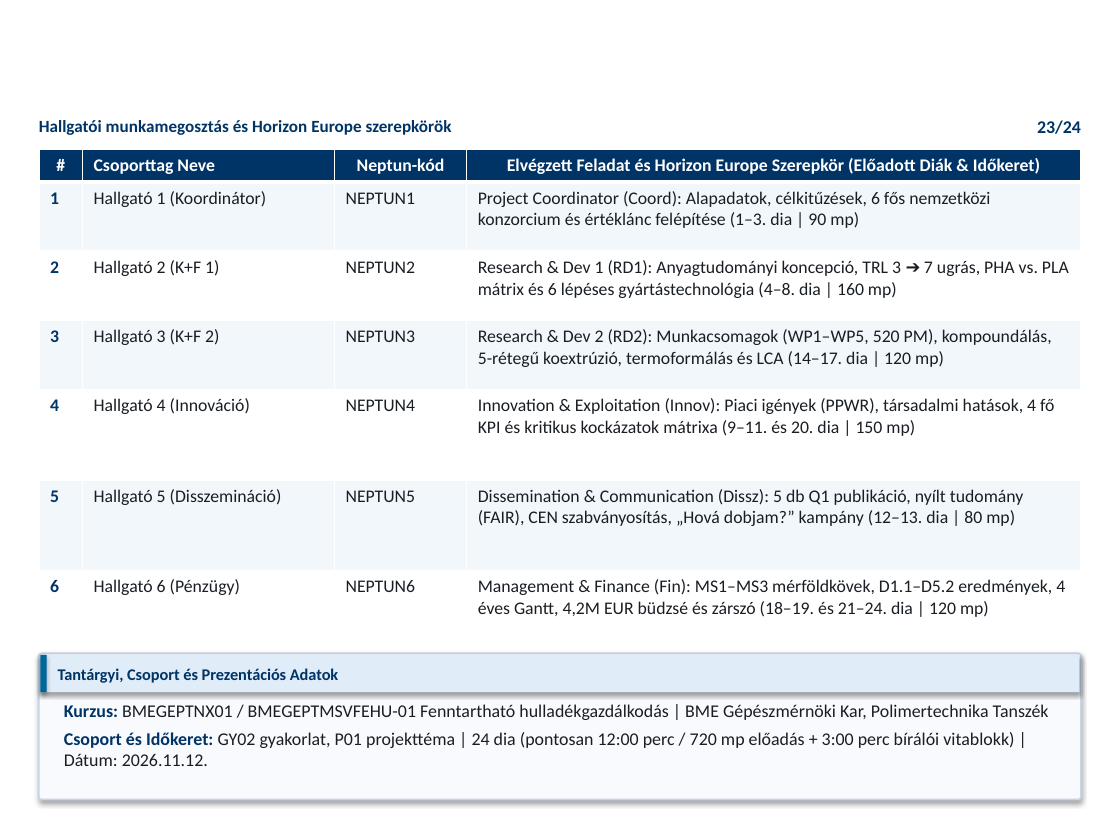
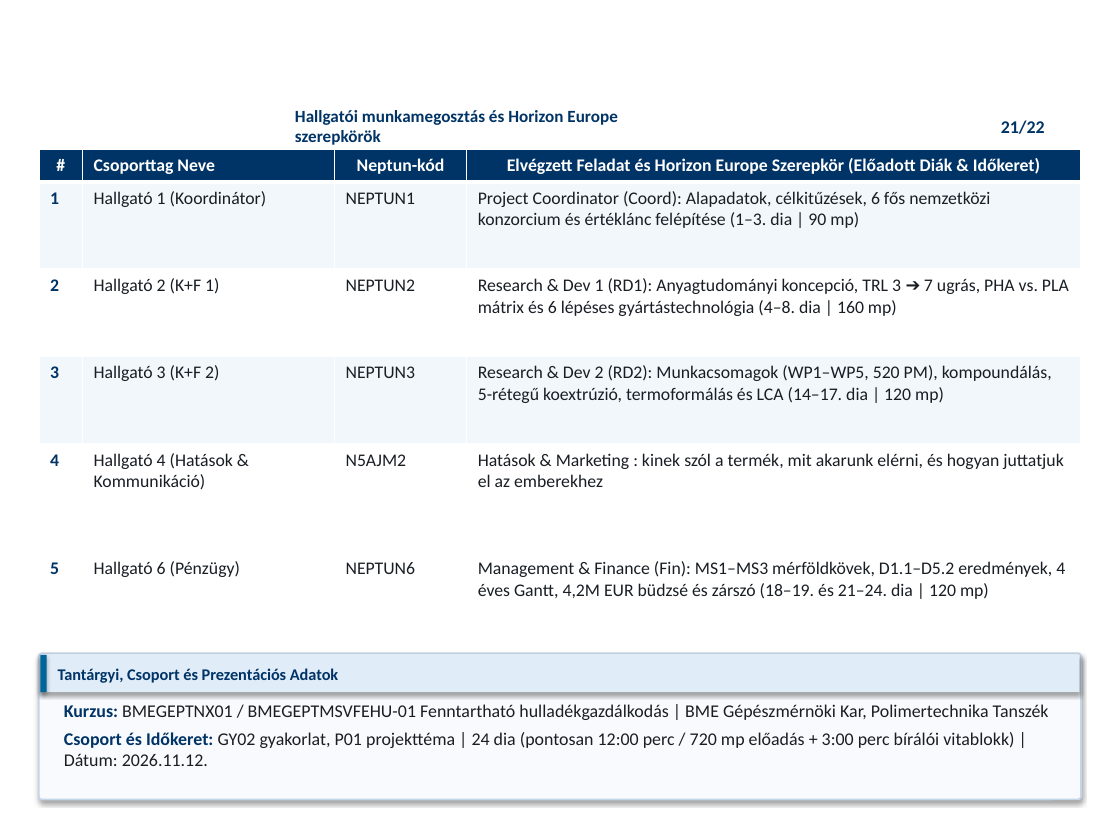
Before and after one commit to RMarci44/Fenntarthato-hulladek-projekt, a slide deck: slide 21 of PHACK_Prezentacio_Vegleges.pptx (slide 23 before the commit). Drawn at 1120x840 pixels with LibreOffice and Linux fonts; fonts in the diff are those of the drawing; background and template pictures are left out. Boxes give left, top, right and bottom in pixels: in the first picture for what was removed or moved away, otherwise in the second. Text is boxed around its words. In the diff, an @@ line names an element or a change of style, - is before the commit and + after.

Commit message:
Piac Marketing Máté

```diff
--- a/PHACK_Prezentacio_Vegleges.pptx
+++ b/PHACK_Prezentacio_Vegleges.pptx
@@ text "Hallgatói munkamegosztás és Horizon Europe ..." rewrapped from <box>39,120,452,135</box> to <box>295,110,617,145</box> @@
@@ table at <box>39,149,1082,640</box> @@
-row 5: 4 | Hallgató 4 (Innováció) | NEPTUN4 | Innovation & Exploitation (Innov): Piaci igények (PPWR), társadalmi hatások, 4 fő KPI és kritikus kockázatok mátrixa (9–11. és 20. dia | 150 mp)
-row 6: 5 | Hallgató 5 (Disszemináció) | NEPTUN5 | Dissemination & Communication (Dissz): 5 db Q1 publikáció, nyílt tudomány (FAIR), CEN szabványosítás, „Hová dobjam?” kampány (12–13. dia | 80 mp)
-row 7: 6 | Hallgató 6 (Pénzügy) | NEPTUN6 | Management & Finance (Fin): MS1–MS3 mérföldkövek, D1.1–D5.2 eredmények, 4 éves Gantt, 4,2M EUR büdzsé és zárszó (18–19. és 21–24. dia | 120 mp)
+row 5: 4 | Hallgató 4 (Hatások & Kommunikáció) | N5AJM2 | Hatások & Marketing : kinek szól a termék, mit akarunk elérni, és hogyan juttatjuk el az emberekhez
+row 6: 5 | Hallgató 6 (Pénzügy) | NEPTUN6 | Management & Finance (Fin): MS1–MS3 mérföldkövek, D1.1–D5.2 eredmények, 4 éves Gantt, 4,2M EUR büdzsé és zárszó (18–19. és 21–24. dia | 120 mp)
@@ text added at <box>1001,120,1045,134</box>, 11.5 pt, text #003366, bold @@
+21/22
@@ text removed at <box>1037,120,1081,134</box> @@
-23/24
```
Also in this commit, not shown: 18 other slides changed, 3 slides added, 5 slides removed, 25 other files.
